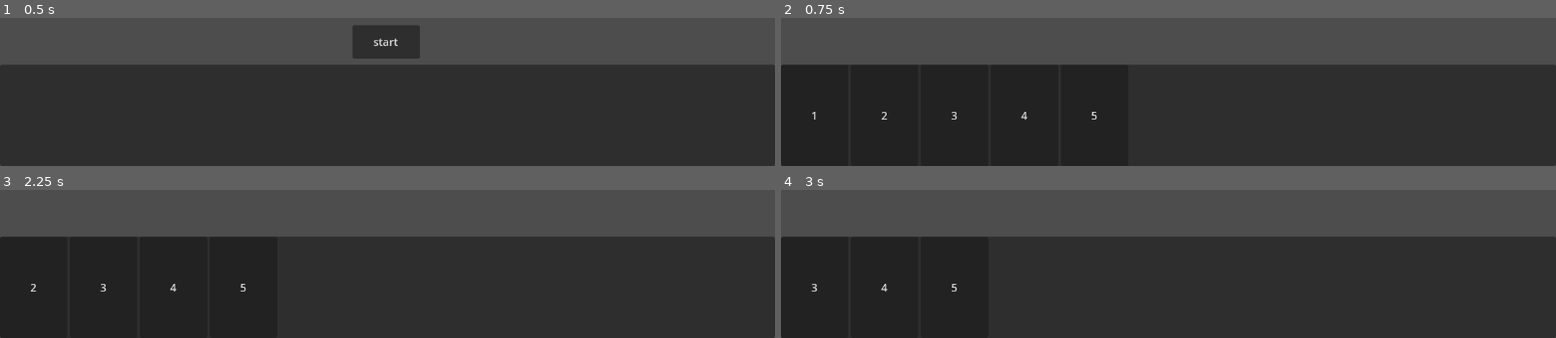
Above: before the commit, frames 1-4 (two rows, left to right).
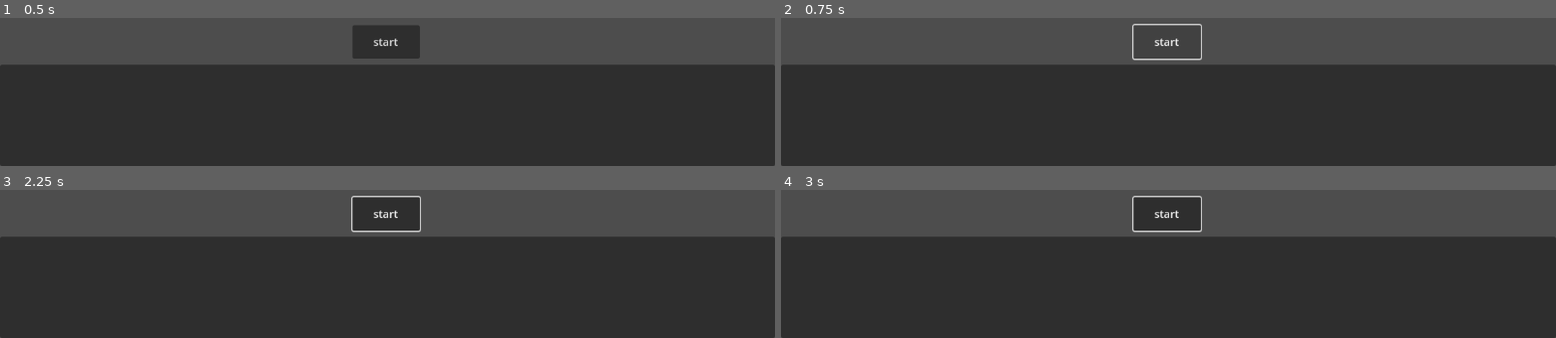
Above: after the commit, the same moments.

Repository: HEKEPOIU/gmtk_2024
Game: Godot game, scene res://src/ui/main.tscn
The game is run twice, just before and just after one commit, with the same random seed, the same clock (stepped at 60 frames per second) and the same inputs. The project has no main scene, so this scene is started directly.
Inputs (mouse positions are in pixels of both pictures, inside the frame that each line leads up to):
- Up to frame 1 (0.5 s): no input
- Up to frame 2 (0.75 s): click "start" at 0.5 s
- Up to frame 3 (2.25 s): click (387, 213) at 1.25 s, where only the run after the commit has a clickable "start"; click (31, 287) at 2 s, where only the run before the commit has a clickable "1"
- Up to frame 4 (3 s): click (812, 287) at 2.75 s, where only the run before the commit has a clickable "2"

Frame 1 is identical in both runs. In frame 2, 0.5% of the frame differs, in the area x 4-55%, y 3-69%; in frame 3, 2.2%, in the area x 3-55%, y 3-69%; in frame 4, 2.2%.
Error after the commit: Parse Error: Could not find type "Card" in the current scope. (res://src/ui/main.gd:36)

Commit message:
soome type or style

Diff:
--- a/src/tes.gd
+++ b/src/tes.gd
@@ -2,7 +2,7 @@
 
 class_name test
 
-@onready var canvas = get_node('Canvas') as ui_main
+@onready var canvas = get_node('Canvas') as UiMain
 
 # Called when the node enters the scene tree for the first time.
 func _ready() -> void:
--- a/src/ui/main.gd
+++ b/src/ui/main.gd
@@ -1,11 +1,11 @@
 extends Control
 
-class_name ui_main
+class_name UiMain
 
-static var card = preload('res://src/ui/card/card.tscn') as PackedScene
+var card := preload('res://src/ui/card/card.tscn')
 
-@onready var startUi = get_node('StartUi') as Node
-@onready var cardContainer = get_node('PanelContainer/HBoxContainer') as Node
+@onready var startUi := get_node('StartUi')
+@onready var cardContainer := get_node('PanelContainer/HBoxContainer')
 
 signal game_start()
 
@@ -25,7 +25,7 @@
 
 
 # Called every frame. 'delta' is the elapsed time since the previous frame.
-func _process(delta: float) -> void:
+func _process(_delta: float) -> void:
 
 	pass
 
@@ -33,7 +33,7 @@
 func _refresh_card_state(list: PackedStringArray) -> void:
 	create_new_card_container() # todo: here can just update text
 	for i in list:
-		var ins = card.instantiate() as Button
+		var ins := card.instantiate() as Card
 		ins.text = i
 		cardContainer.add_child(ins)
 	pass # Replace with function body.
